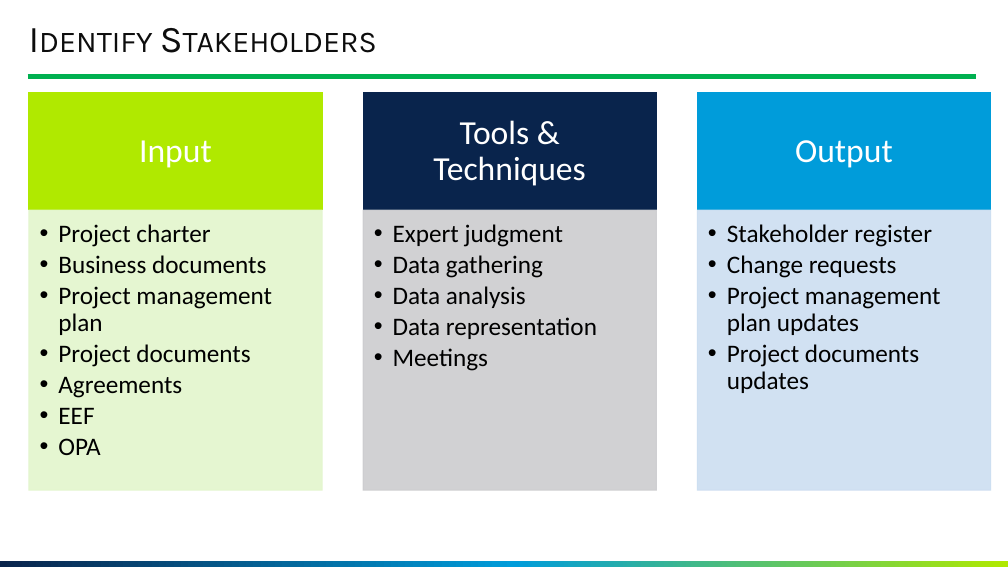
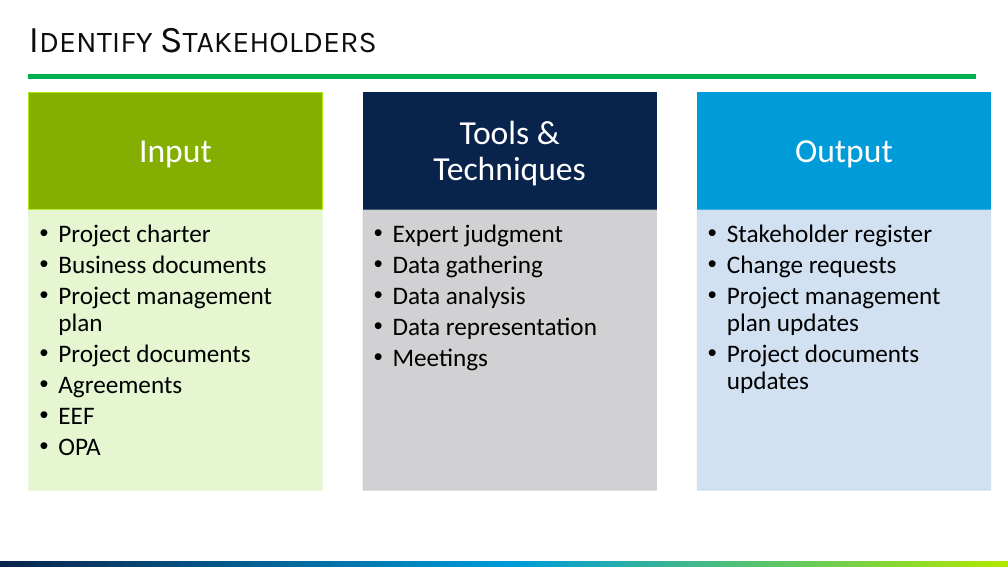
Before and after one commit to GoonerMAK/SWE_4803_Software_Project_Management, a slide deck: slide 23 of SWE 4803_Lec4.pptm. Drawn at 1008x567 pixels with LibreOffice and Linux fonts; fonts in the diff are those of the drawing; background and template pictures are left out. Boxes give left, top, right and bottom in pixels: in the first picture for what was removed or moved away, otherwise in the second. Text is boxed around its words. In the diff, an @@ line names an element or a change of style, - is before the commit and + after.

```diff
--- a/SWE 4803_Lec4.pptm
+++ b/SWE 4803_Lec4.pptm
@@ rectangle at [29,93,322,210]: fill #B0E900 to #84AF00 @@
```
Also in this commit, not shown: 16 other slides changed, 1 slide added, 1 other file.
